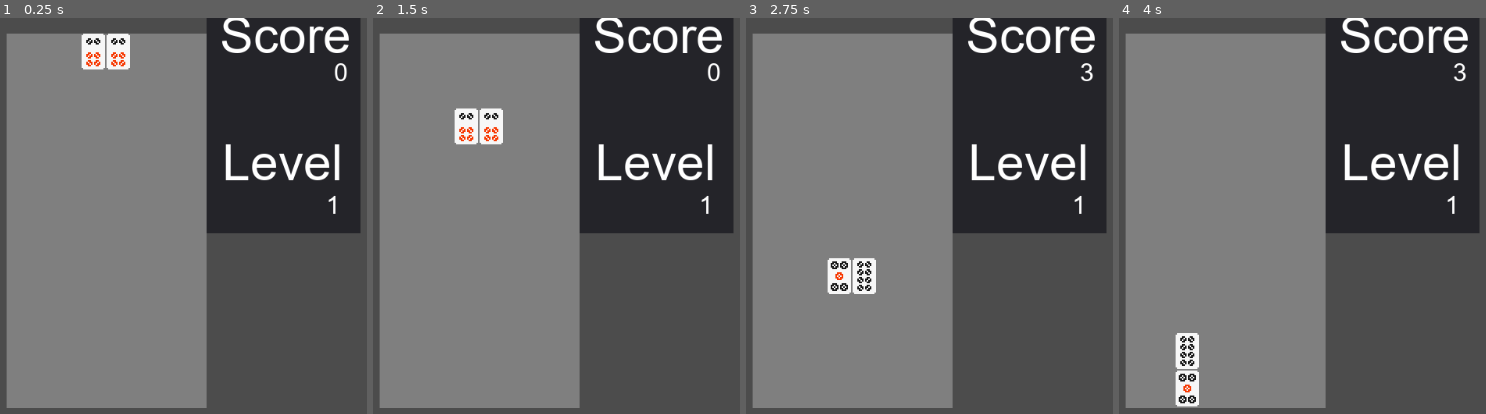
Above: before the commit, frames 1-4 (left to right).
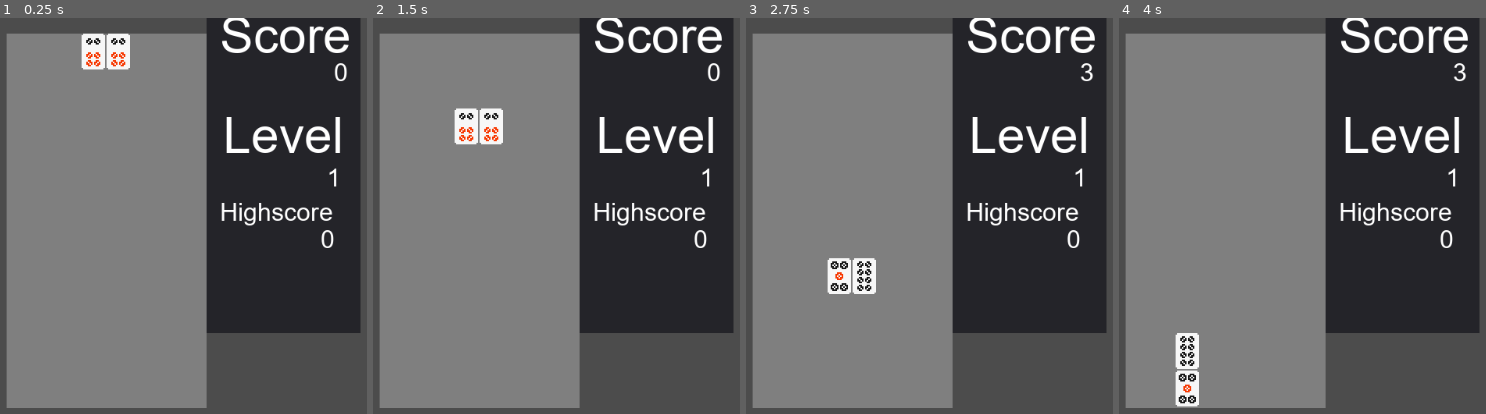
Above: after the commit, the same moments.

Repository: Xgor/Mahjocks
Game: Godot game, scene res://test.tscn
Two runs of this game, one before a commit and one after it. Both use one fixed random seed, a clock stepped at 60 frames per second and the inputs below.
Inputs:
- Up to frame 1 (0.25 s): no input
- Up to frame 2 (1.5 s): tap Enter at 0.5 s; hold Right (ui_right) 0.53-1.28 s; tap Space (play_rotate_ccw) at 0.6, 1.25 s; tap Ctrl (play_rotate_cw) at 0.8, 1.35 s; hold A (play_left) from 1.28 s (still down)
- Up to frame 3 (2.75 s): tap Space (play_rotate_ccw) at 1.55 s; tap Enter at 2 s; release A (play_left) at 2.03 s; hold Right (ui_right) from 2.03 s (still down); hold Down (play_drop) from 2.03 s (still down); tap Ctrl (play_rotate_cw) at 2.3 s
- Up to frame 4 (4 s): release Down (play_drop) at 2.78 s; tap Space (play_rotate_ccw) at 2.85, 3.5 s; release Right (ui_right) at 3.53 s; hold A (play_left) from 3.53 s (still down); tap Ctrl (play_rotate_cw) at 3.6 s

The runs differ from the first frame. In frame 1, 13% of the frame differs, in the area x 56-99%, y 25-80%; in frame 2, 13%; in frame 3, 13%; in frame 4, 13%.

Commit message:
Sound effects and high score

Diff:
--- a/Playfield.gd
+++ b/Playfield.gd
@@ -19,6 +19,7 @@
 var sidePieceTile = 0
 var tilesToUse = 8
 var comboCount = 0
+var highscore = 0
 export var fallSpeed = 20
 
 var tilesPool = PoolByteArray()
@@ -110,6 +111,7 @@
 		comboCount += 1
 		$Scoreboard.addScore(scoreToAdd*comboCount)
 		blockField = fieldCopy
+		$Flip.play()
 		return true
 	return false
 
@@ -196,6 +198,7 @@
 	if playerPieceDir == dir.down:
 		blockField[playerBlockPos.x][playerBlockPos.y+1] = sidePieceTile
 #	matchPieces()
+	$Land.play()
 	newPiece()
 
 func newPiece():
@@ -235,6 +238,7 @@
 		tryRotateTo(dir.down)
 	elif playerPieceDir == dir.down:
 		tryRotateTo(dir.left)
+	$Rotate.play()
 	pass
 
 func rotate_counterClockwise():
@@ -246,6 +250,7 @@
 		tryRotateTo(dir.down)
 	elif playerPieceDir == dir.down:
 		tryRotateTo(dir.right)
+	$Rotate.play()
 	pass
 
 func tryRotateTo(direction):
@@ -354,7 +359,17 @@
 	return somethingFlipped
 
 func failed():
+	updateHighScore()
 	get_tree().reload_current_scene()
+
+func updateHighScore():
+	var highscore = 0
+	if $Scoreboard.score > $Scoreboard.highScore:
+		print("hello")
+		var save_game = File.new()
+		save_game.open("user://Mahjocks.save", File.WRITE)
+		save_game.store_32($Scoreboard.score)
+		save_game.close()
 
 func _on_FallTimer_timeout():
 	move_drop()
--- a/Scoreboard.gd
+++ b/Scoreboard.gd
@@ -7,10 +7,16 @@
 var score = 0
 var currentLevel = 1
 var playfield
+var highScore = 0
 
 func _ready():
 
-#	playfield = get_owner()
+	var save_game = File.new()
+	if save_game.file_exists("user://Mahjocks.save"):
+		print("eeh")
+		save_game.open("user://Mahjocks.save", File.READ)
+		highScore = save_game.get_32()
+	save_game.close()
 	updateLabels()
 	pass
 
@@ -40,7 +46,7 @@
 func updateLabels():
 	$Score/Number.text = str(score)
 	$Level/Number.text = str(currentLevel)
-
+	$HighScore/Number.text = str(highScore)
 
 #func _process(delta):
 #	# Called every frame. Delta is time since last frame.
--- a/test.tscn
+++ b/test.tscn
@@ -1,11 +1,14 @@
-[gd_scene load_steps=9 format=2]
+[gd_scene load_steps=13 format=2]
 
 [ext_resource path="res://Playfield.gd" type="Script" id=1]
 [ext_resource path="res://MajhongPieces.png" type="Texture" id=2]
 [ext_resource path="res://playfield2.png" type="Texture" id=3]
 [ext_resource path="res://Scoreboard.gd" type="Script" id=4]
 [ext_resource path="res://arial.ttf" type="DynamicFontData" id=5]
-[ext_resource path="res://Lobo_Loco_-_20_-_Yangtzse_River_ID_756.ogg" type="AudioStream" id=6]
+[ext_resource path="res://44062__feegle__gamepiece.wav" type="AudioStream" id=6]
+[ext_resource path="res://240776__f4ngy__card-flip.wav" type="AudioStream" id=7]
+[ext_resource path="res://422857__ipaddeh__jump-landing-wood-01.wav" type="AudioStream" id=8]
+[ext_resource path="res://Lobo_Loco_-_20_-_Yangtzse_River_ID_756.ogg" type="AudioStream" id=9]
 
 [sub_resource type="DynamicFont" id=1]
 
@@ -23,13 +26,20 @@
 font_data = ExtResource( 5 )
 _sections_unfolded = [ "Font", "Settings" ]
 
+[sub_resource type="DynamicFont" id=3]
+
+size = 32
+use_mipmaps = false
+use_filter = false
+font_data = ExtResource( 5 )
+_sections_unfolded = [ "Font", "Settings" ]
+
 [node name="Node2D" type="Node2D" index="0"]
 
 _sections_unfolded = [ "Material", "Transform", "Visibility", "Z Index" ]
 
 [node name="Playfield" type="Node2D" parent="." index="0"]
 
-editor/display_folded = true
 position = Vector2( 42.9154, 20.4823 )
 scale = Vector2( 2, 2 )
 script = ExtResource( 1 )
@@ -69,7 +79,7 @@
 margin_left = 128.0
 margin_top = -36.0
 margin_right = 325.0
-margin_bottom = 292.0
+margin_bottom = 420.0
 rect_scale = Vector2( 0.5, 0.5 )
 rect_pivot_offset = Vector2( 0, 0 )
 mouse_filter = 0
@@ -132,10 +142,10 @@
 anchor_top = 0.0
 anchor_right = 0.0
 anchor_bottom = 0.0
-margin_left = 20.0
-margin_top = 202.0
-margin_right = 188.0
-margin_bottom = 274.0
+margin_left = 21.0
+margin_top = 167.0
+margin_right = 189.0
+margin_bottom = 239.0
 rect_pivot_offset = Vector2( 0, 0 )
 mouse_filter = 2
 mouse_default_cursor_shape = 0
@@ -171,6 +181,74 @@
 max_lines_visible = -1
 _sections_unfolded = [ "Rect", "custom_fonts" ]
 
+[node name="HighScore" type="Label" parent="Playfield/Scoreboard" index="2"]
+
+anchor_left = 0.0
+anchor_top = 0.0
+anchor_right = 0.0
+anchor_bottom = 0.0
+margin_left = 17.0
+margin_top = 283.0
+margin_right = 167.0
+margin_bottom = 355.0
+rect_pivot_offset = Vector2( 0, 0 )
+mouse_filter = 2
+mouse_default_cursor_shape = 0
+size_flags_horizontal = 1
+size_flags_vertical = 4
+custom_fonts/font = SubResource( 3 )
+text = "Highscore"
+percent_visible = 1.0
+lines_skipped = 0
+max_lines_visible = -1
+_sections_unfolded = [ "Rect", "custom_colors", "custom_fonts" ]
+
+[node name="Number" type="Label" parent="Playfield/Scoreboard/HighScore" index="0"]
+
+anchor_left = 0.0
+anchor_top = 0.0
+anchor_right = 0.0
+anchor_bottom = 0.0
+margin_top = 35.0
+margin_right = 147.0
+margin_bottom = 107.0
+rect_pivot_offset = Vector2( 0, 0 )
+mouse_filter = 2
+mouse_default_cursor_shape = 0
+size_flags_horizontal = 1
+size_flags_vertical = 4
+custom_fonts/font = SubResource( 2 )
+text = "0"
+align = 2
+percent_visible = 1.0
+lines_skipped = 0
+max_lines_visible = -1
+_sections_unfolded = [ "Rect", "custom_fonts" ]
+
+[node name="Land" type="AudioStreamPlayer" parent="Playfield" index="4"]
+
+stream = ExtResource( 6 )
+volume_db = 0.0
+autoplay = false
+mix_target = 0
+bus = "Master"
+
+[node name="Flip" type="AudioStreamPlayer" parent="Playfield" index="5"]
+
+stream = ExtResource( 7 )
+volume_db = -5.0
+autoplay = false
+mix_target = 0
+bus = "Master"
+
+[node name="Rotate" type="AudioStreamPlayer" parent="Playfield" index="6"]
+
+stream = ExtResource( 8 )
+volume_db = -10.0
+autoplay = false
+mix_target = 0
+bus = "Master"
+
 [node name="Control" type="Control" parent="." index="1"]
 
 anchor_left = 0.0
Not shown, added: 240776__f4ngy__card-flip.wav.import
Not shown, added: 422857__ipaddeh__jump-landing-wood-01.wav.import
Not shown, added: 44062__feegle__gamepiece.wav.import
Not shown: 1 places in test.tscn that only renumber resources
Not shown, added: 240776__f4ngy__card-flip.wav
Not shown, added: 422857__ipaddeh__jump-landing-wood-01.wav
Not shown, added: 44062__feegle__gamepiece.wav
